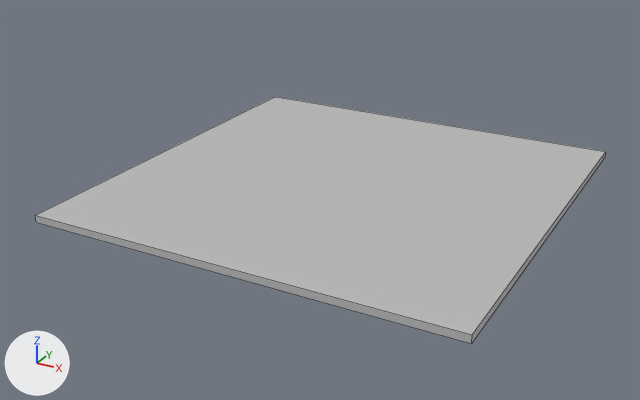
Before and after pictures for a commit that changed the FBX model Assets/_Core/Meshes/Details/mesh_temple_floor_2.fbx.
Camera for both pictures: a 50 mm lens placed at (2.67, -5.23, 2.47), pointed at (-0.1, -0.19, -0.05). Lighting does not change. The marker at lower left points along +X, +Y and +Z. Mesh edges are drawn as thin lines. Where no turn or scale is listed for an object, it has been applied to the vertices.

Objects in the first picture: 'mesh_temple_floor_2'.
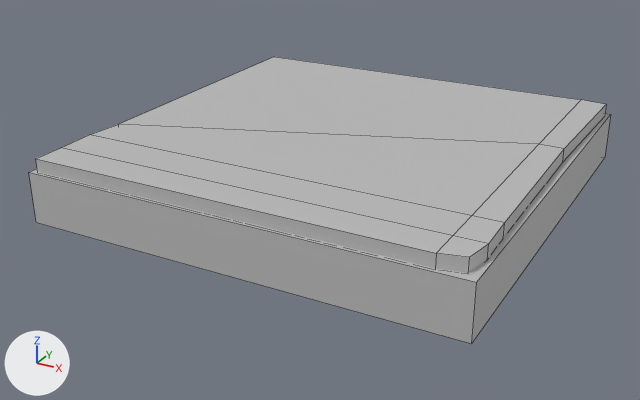
The newer file is also turned or shifted as a whole; pictures and numbers use the older file's frame.

The change, as a diff of the scene's bpy script:
```diff
--- a/Assets/_Core/Meshes/Details/mesh_temple_floor_2.fbx.py
+++ b/Assets/_Core/Meshes/Details/mesh_temple_floor_2.fbx.py
@@ me_mesh @@
 me_mesh.from_pydata(...)  # 8 vertices, 6 faces; spans x -1.5..1.5, y -1.5..1.5, z 0.0..0.05
 # used by ob_mesh_temple_floor_2; location = (0.0, 0.0, 0.0)
+# me_mesh part 1: the whole mesh is scaled about the mesh origin by (1, 1, 6.88)
 me_mesh.materials.append(mat_lambert1)
@@ me_mesh_001 @@
+me_mesh_001.from_pydata(...)  # 30 vertices, 28 faces; spans x -2.1..0.84, y -1.74..1.2, z 0.0..0.1
+me_mesh_001.materials.append(mat_lambert1)  # grey #bcbcbc
@@ ob_mesh_temple_floor_6 @@
+ob_mesh_temple_floor_6 = bpy.data.objects.new('mesh_temple_floor_6', me_mesh_001)
+ob_mesh_temple_floor_6.location = (0.622, 0.277, 0.347)
```

Where the change shows, as pixel boxes (x1, y1, x2, y2) in the pictures (640 x 400 px):
'mesh_temple_floor_2', mesh rescaled
    before: (35, 97, 606, 344)
    after: (29, 114, 611, 344)
'mesh_temple_floor_6', added
    after: (36, 57, 606, 273)
